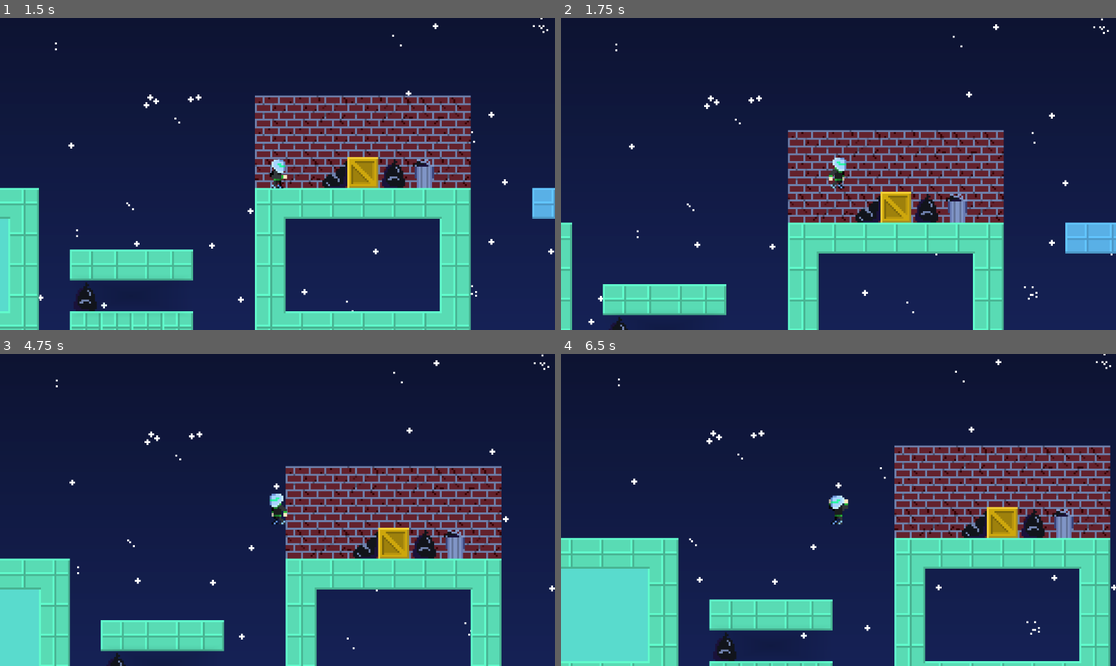
Above: before the commit, frames 1-4 (two rows, left to right).
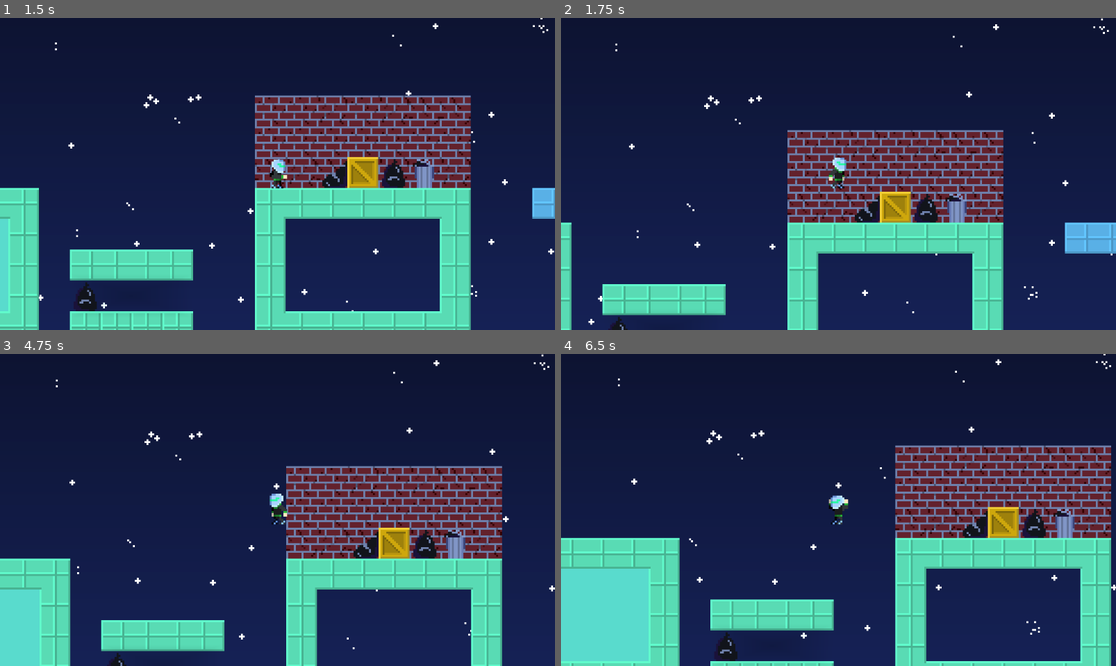
Above: after the commit, the same moments.

Repository: reneelias/Godot-2D-Platformer
Game: Godot game, scene res://Scenes/main.tscn
Two runs of this game, one before a commit and one after it. Both use one fixed random seed, a clock stepped at 60 frames per second and the inputs below.
Inputs:
- Up to frame 1 (1.5 s): hold R 0.53-1.28 s; hold D from 0.53 s (still down); tap Space (Jump) at 0.77 s; tap R at 1.35 s
- Up to frame 2 (1.75 s): keep holding D; tap Space (Jump) at 1.52 s
- Up to frame 3 (4.75 s): release D at 2.03 s; hold A 2.03-2.78 s; hold R 2.03-2.78 s; hold D 2.78-4.28 s; tap R at 2.85, 4.35 s; tap Space (Jump) at 3.02, 3.77, 4.52 s; hold R 3.53-4.28 s; hold A from 4.28 s (still down)
- Up to frame 4 (6.5 s): release A at 5.03 s; hold D 5.03-5.78 s; hold R 5.03-5.78 s; hold A from 5.78 s (still down); tap R at 5.85 s; tap Space (Jump) at 6.02 s

Frame 1 is identical in both runs. In frame 2, 1.9% of the frame differs, in the area x 1-100%, y 35-100%; in frame 3, 2.1%; in frame 4, 4.2%, in the area x 1-100%, y 29-100%.

Commit message:
modify a couple player values

Diff:
--- a/2d-platformer/Scenes/main.tscn
+++ b/2d-platformer/Scenes/main.tscn
@@ -269,12 +269,12 @@
 moveSpeed = 5.0
 jumpSpeed = 80.0
 friction = 0.1
-inAirDamp = 0.9
+inAirDamp = 0.95
 jumpSpeedFrames = 13
 maxVelX = 100.0
 jumpSpeedScaler = 0.375
 wallJumpSpeed = 150.0
-wallCoyoteFrames = 20
+wallCoyoteFrames = 7
 
 [node name="TileMapLayers" type="Node2D" parent="."]
 
